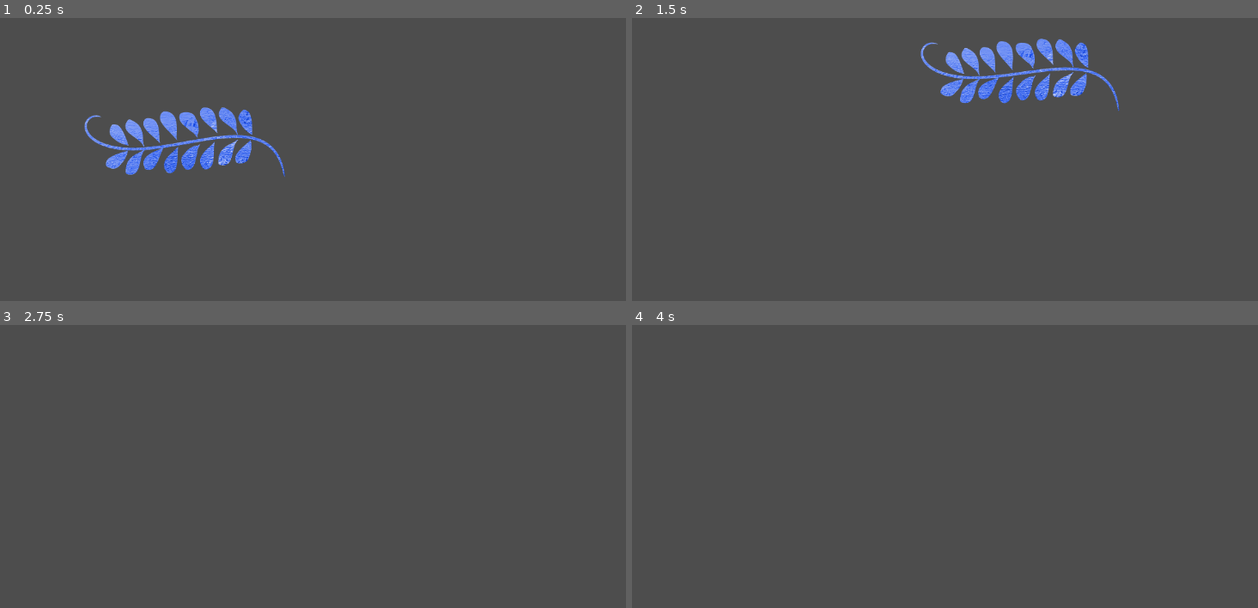
Above: before the commit, frames 1-4 (two rows, left to right).
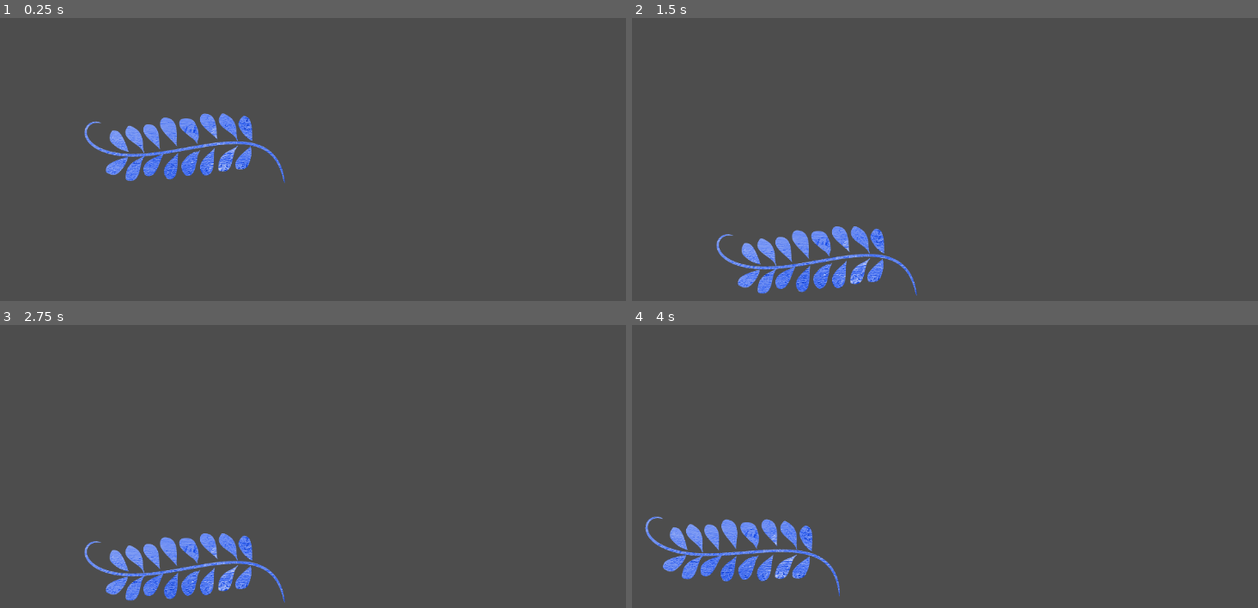
Above: after the commit, the same moments.

Repository: Gutek8134/poison-craft
Game: Godot game, scene res://scenes/levels/main.tscn
The game is run twice, just before and just after one commit, with the same random seed, the same clock (stepped at 60 frames per second) and the same inputs. The project has no main scene, so this scene is started directly. The engine's default icon, where the game draws it, is replaced by a stand-in: a white triangle on a blue panel in a dark square.
Inputs (mouse positions are in pixels of both pictures, inside the frame that each line leads up to):
- Up to frame 1 (0.25 s): no input
- Up to frame 2 (1.5 s): drag from (819, 199) to (982, 77) at 0.52 s; drag from (775, 182) to (882, 238) at 1.27 s
- Up to frame 3 (2.75 s): move the mouse to (350, 384) at 2.02 s; hold Shift from 2.03 s (still down); click (350, 384) at 2.17 s
- Up to frame 4 (4 s): release Shift at 2.75 s; tap Enter at 2.75 s; drag from (882, 545) to (707, 409) at 2.77 s; move the mouse to (1120, 525) at 3.52 s; hold Shift from 3.53 s (still down); click (1120, 525) at 3.67 s

The runs differ from the first frame. In frame 1, 3.2% of the frame differs, in the area x 13-46%, y 31-59%; in frame 2, 5.6%, in the area x 13-78%, y 7-99%; in frame 3, 2.8%; in frame 4, 2.8%.

Commit message:
fine-tuned physical properties for better dragging feeling

Diff:
--- a/scenes/levels/main.tscn
+++ b/scenes/levels/main.tscn
@@ -15,3 +15,5 @@
 
 [node name="BlueLeaf" parent="." instance=ExtResource("1_bqp0l")]
 position = Vector2(411, 263)
+linear_damp = 1.33
+_gravity_scale = 1.5
--- a/scenes/prefabs/ingredients/Blue Leaf.tscn
+++ b/scenes/prefabs/ingredients/Blue Leaf.tscn
@@ -14,12 +14,14 @@
 position = Vector2(215, 93)
 input_pickable = true
 freeze_mode = 1
+linear_damp = 1.33
 constant_force = Vector2(0, -0.285)
 script = ExtResource("1_8wk1p")
 composition = {
 "Jelenial (liquid)": 1,
 "Ogr (solid)": 9
 }
+_gravity_scale = 1.5
 
 [node name="CollisionShape2D" type="CollisionShape2D" parent="."]
 position = Vector2(2.5, -1.5)
--- a/scripts/ingredient.gd
+++ b/scripts/ingredient.gd
@@ -10,6 +10,7 @@
 static var time_to_hide_container: float = 0.2
 
 @onready var container := $Container as SubstanceContainer
+@export var _gravity_scale: float = 1.3
 var __mouse_hovering_over := false
 var __mouse_hovering_over_container := false
 var __dragging := false
@@ -18,6 +19,7 @@
 
 func _ready():
 	mass = amount / 1000.
+	gravity_scale = _gravity_scale
 	normalize_composition()
 	var data_table = SubstanceDataTable.factory()
 	for substance_name: String in composition:
@@ -31,7 +33,7 @@
 	if event is InputEventMouseButton and __dragging:
 		if event.button_index == MOUSE_BUTTON_LEFT and !event.pressed:
 			__dragging = false
-			gravity_scale = 1
+			gravity_scale = _gravity_scale
 			__container_show_timer = get_tree().create_timer(time_to_show_container)
 			await __container_show_timer.timeout
 			if __mouse_hovering_over and not __dragging:
